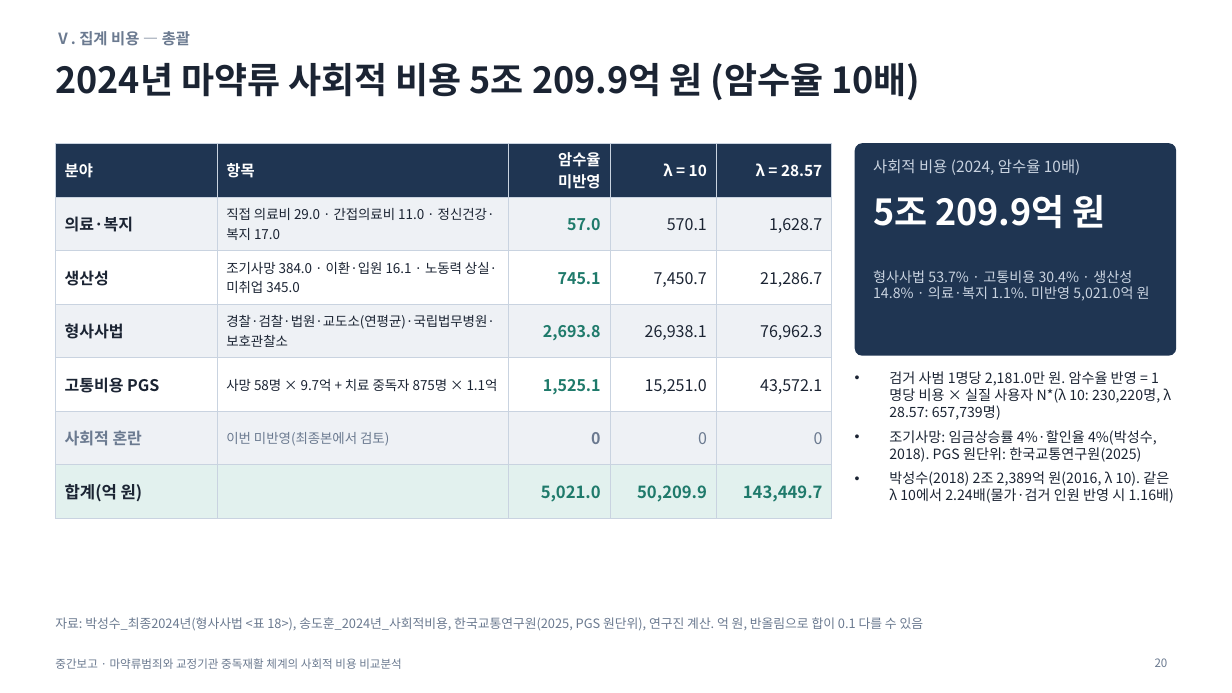
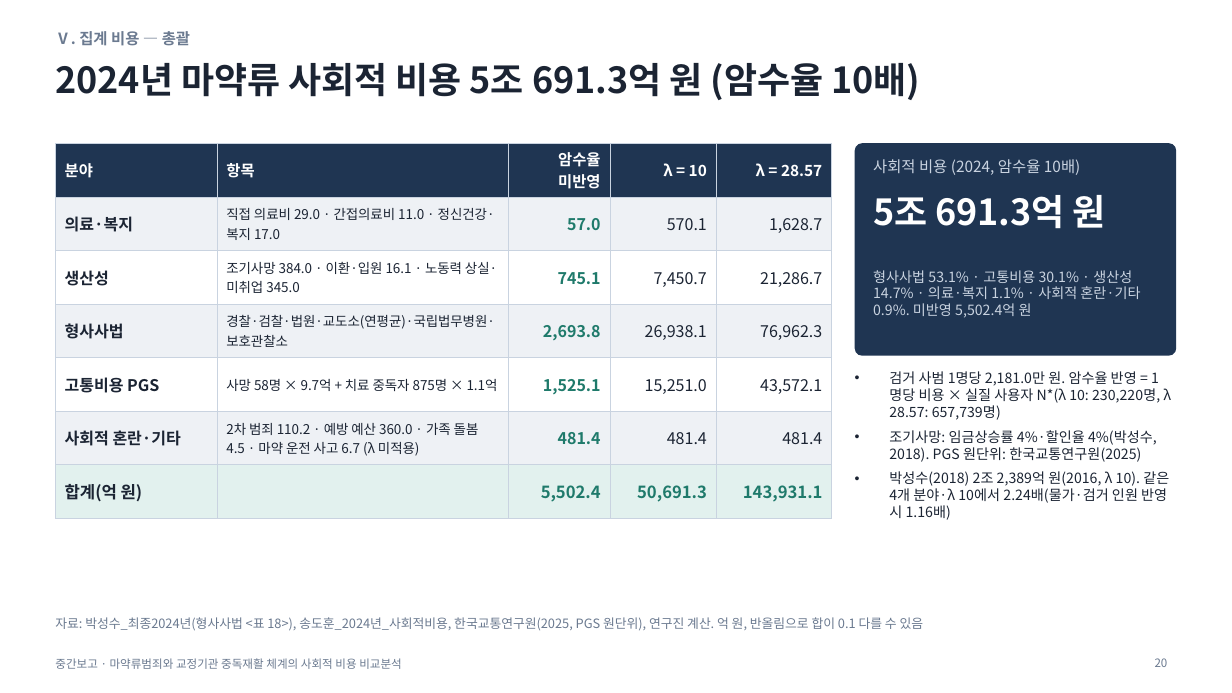
Before and after one commit to adminmrobo/drug-crime-social-cost, a slide deck: slide 20 of deliverables/중간보고_마약류사회적비용.pptx. Drawn at 1232x693 pixels with LibreOffice and Linux fonts; fonts in the diff are those of the drawing. Boxes give left, top, right and bottom in pixels: in the first picture for what was removed or moved away, otherwise in the second. Text is boxed around its words. In the diff, an @@ line names an element or a change of style, - is before the commit and + after.

Commit message:
사회적 혼란·기타 반영(2024 확정), 2025년 시산판 요약본·슬라이드·엑셀 추가

```diff
--- a/deliverables/중간보고_마약류사회적비용.pptx
+++ b/deliverables/중간보고_마약류사회적비용.pptx
@@ title at box(55, 63, 921, 100): text changed @@
-2024년 마약류 사회적 비용 5조 209.9억 원 (암수율 10배)
+2024년 마약류 사회적 비용 5조 691.3억 원 (암수율 10배)
@@ table at box(55, 143, 832, 506) @@
-row 6: 사회적 혼란 | 이번 미반영(최종본에서 검토) | 0 | 0 | 0
+row 6: 사회적 혼란·기타 | 2차 범죄 110.2 · 예방 예산 360.0 · 가족 돌봄 4.5 · 마약 운전 사고 6.7 (λ 미적용) | 481.4 | 481.4 | 481.4
-row 7: 합계(억 원) |  | 5,021.0 | 50,209.9 | 143,449.7
+row 7: 합계(억 원) |  | 5,502.4 | 50,691.3 | 143,931.1
@@ text at box(873, 195, 1106, 229): text changed @@
-5조 209.9억 원
+5조 691.3억 원
@@ text at box(873, 270, 1140, 318): text changed @@
-형사사법 53.7% · 고통비용 30.4% · 생산성 14.8% · 의료·복지 1.1%. 미반영 5,021.0억 원
+형사사법 53.1% · 고통비용 30.1% · 생산성 14.7% · 의료·복지 1.1% · 사회적 혼란·기타 0.9%. 미반영 5,502.4억 원
@@ text at box(889, 471, 1169, 520): text changed @@
-• 박성수(2018) 2조 2,389억 원(2016, λ 10). 같은 λ 10에서 2.24배(물가·검거 인원 반영 시 1.16배)
+• 박성수(2018) 2조 2,389억 원(2016, λ 10). 같은 4개 분야·λ 10에서 2.24배(물가·검거 인원 반영 시 1.16배)
```
Also in this commit, not shown: 12 other slides changed, 14 other files.
